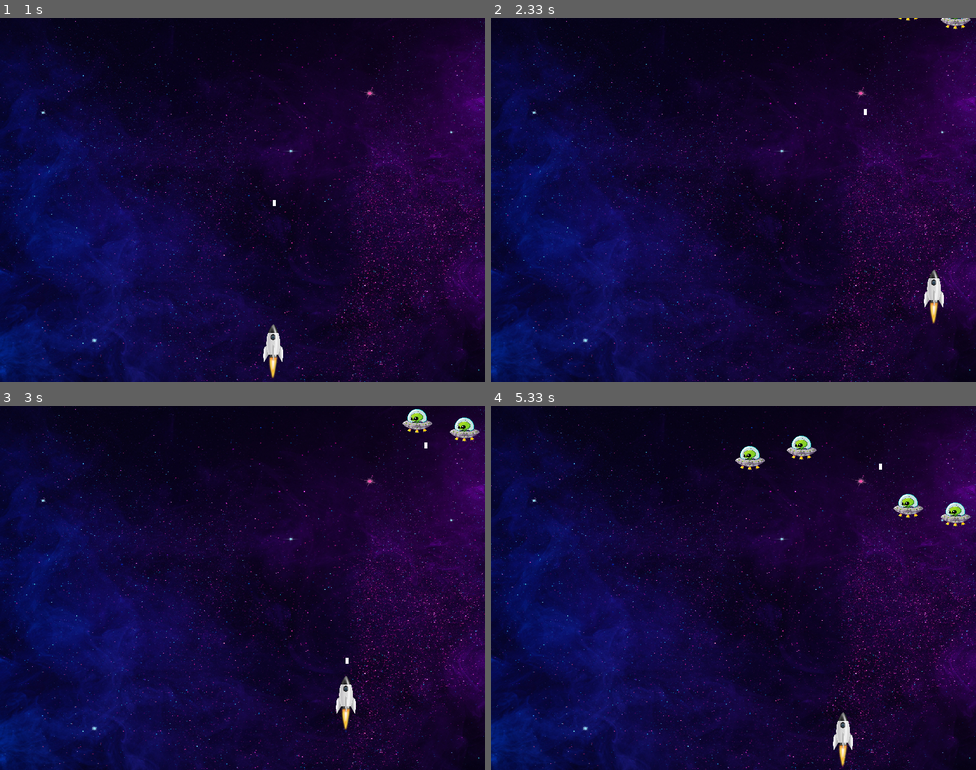
Above: before the commit, frames 1-4 (two rows, left to right).
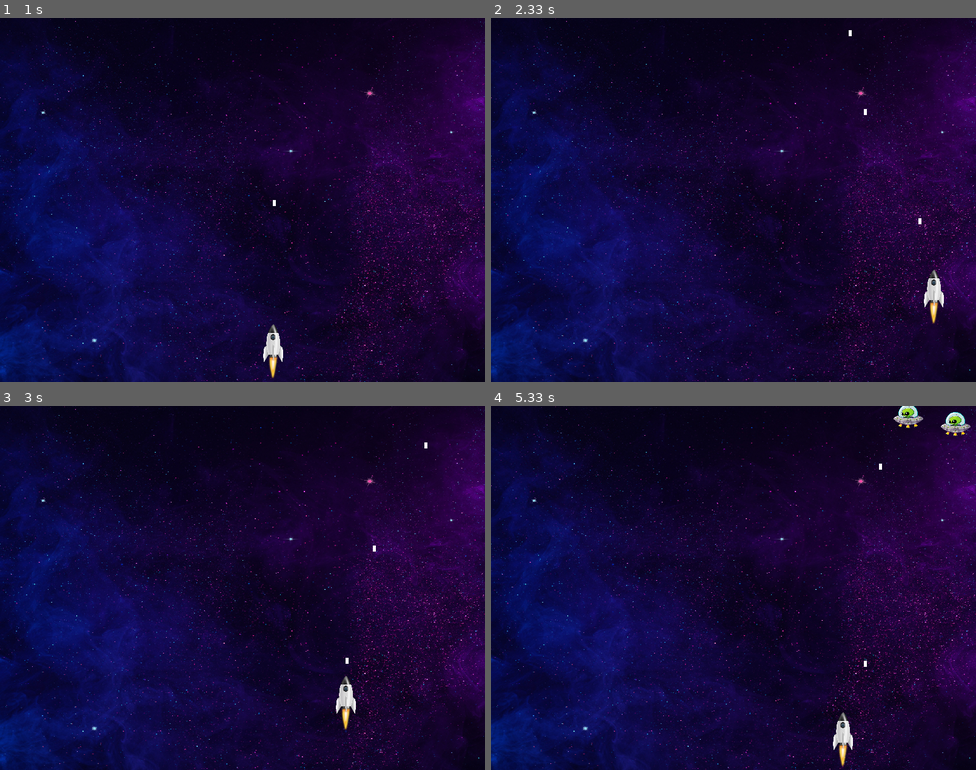
Above: after the commit, the same moments.

Repository: alanastaub/pygame
Game: pygame game, started from game.py
Same seed, same stepped clock (60 frames per second), same inputs: the game is played once before the commit and once after it.
Inputs:
- Up to frame 1 (1 s): click "Jogar" at 0.38 s; tap Space at 0.67 s
- Up to frame 2 (2.33 s): hold Right 1-1.47 s; tap Space at 1.07, 1.37, 1.57, 1.9, 2.2 s; hold Up 1.5-1.8 s; hold Right 1.83-2.3 s
- Up to frame 3 (3 s): hold Left 2.33-2.87 s; tap Space at 2.4, 2.7, 2.97 s; hold Down from 2.9 s (still down)
- Up to frame 4 (5.33 s): release Down at 3.2 s; hold Left 3.23-3.63 s; tap Space at 3.3, 3.6, 3.73, 4.13, 4.43, 4.8, 5.2 s; hold Up 3.67-4.03 s; hold Right 4.07-4.7 s; hold Down 4.73-5.1 s; hold Left from 5.13 s (still down)

Frame 1 is identical in both runs. In frame 2, 0.2% of the frame differs, in the area x 73-99%, y 0-57%; in frame 3, 0.5%; in frame 4, 1.5%, in the area x 50-99%, y 0-72%.

Commit message:
Remover inimigos ao receberem 3 tiros
Signed-off-by: Alana Camily Staub <alanastaubcamily@gmail.com>

Diff:
--- a/enemies.py
+++ b/enemies.py
@@ -15,4 +15,17 @@
 
 def update_enemies(enemies, speed):
     for enemy in enemies:
-        enemy["y"] += speed
+        enemy['y'] += speed
+        if enemy['lives'] <= 0:
+            enemies.remove(enemy)
+
+def check_bullet_collision(bullets, enemies):
+    for bullet in bullets:
+        for enemy in enemies:
+            if enemy['x'] < bullet[0] < enemy['x'] + enemy['image'].get_width() and \
+               enemy['y'] < bullet[1] < enemy['y'] + enemy['image'].get_height():
+                enemy['lives'] -= 1
+                bullets.remove(bullet)
+                if enemy['lives'] <= 0:
+                    enemies.remove(enemy)
+                break
--- a/game.py
+++ b/game.py
@@ -3,7 +3,7 @@
 import sound
 import settings
 import random
-from enemies import initialize_enemies, draw_enemies, update_enemies
+from enemies import initialize_enemies, draw_enemies, update_enemies, check_bullet_collision
 
 pygame.init()
 
@@ -52,7 +52,7 @@
     character_speed = 5
     bullets = []
     last_shot = 0
-    shoot_delay = 500
+    shoot_delay = 200
 
     running = True
     while running:
@@ -61,11 +61,11 @@
                 running = False
 
         keys = pygame.key.get_pressed()
-        if keys[pygame.K_LEFT] and character_x - character_speed >= 0:
+        if keys[pygame.K_LEFT] and character_x - character_speed >= -40:
             character_x -= character_speed
-        if keys[pygame.K_RIGHT] and character_x + character_speed + 100 <= WIDTH:
+        if keys[pygame.K_RIGHT] and character_x + character_speed + 60 <= WIDTH:
             character_x += character_speed
-        if keys[pygame.K_UP] and character_y - character_speed >= 0:
+        if keys[pygame.K_UP] and character_y - character_speed >= -10:
             character_y -= character_speed
         if keys[pygame.K_DOWN] and character_y + character_speed + 100 <= HEIGHT:
             character_y += character_speed
@@ -83,7 +83,8 @@
 
         bullets = [bullet for bullet in bullets if bullet[1] > 0]
 
-        update_enemies(enemies, speed=1)
+        check_bullet_collision(bullets, enemies)
+        update_enemies(enemies, speed=0.5)
 
         screen.blit(new_background_image, (0, 0))
         screen.blit(rocket, (character_x, character_y))
